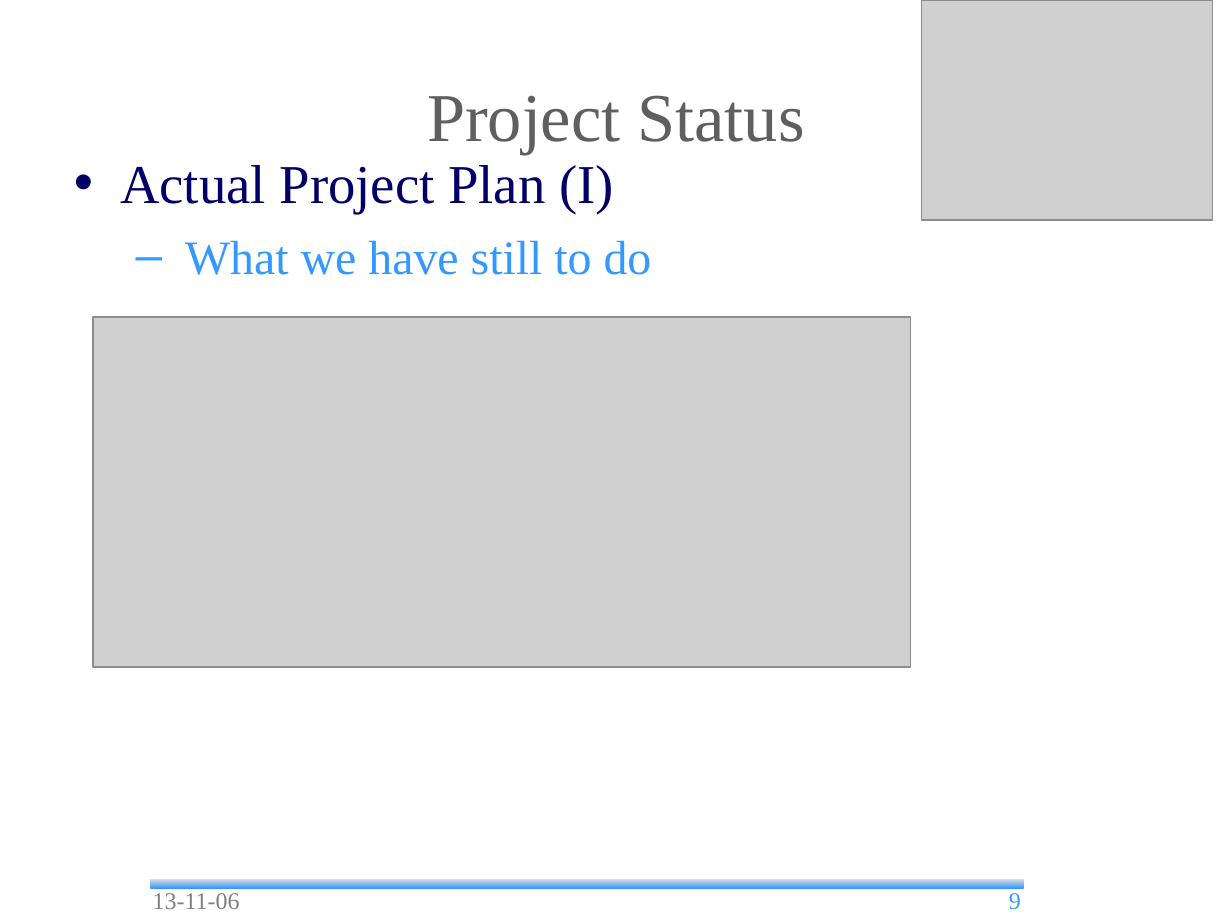
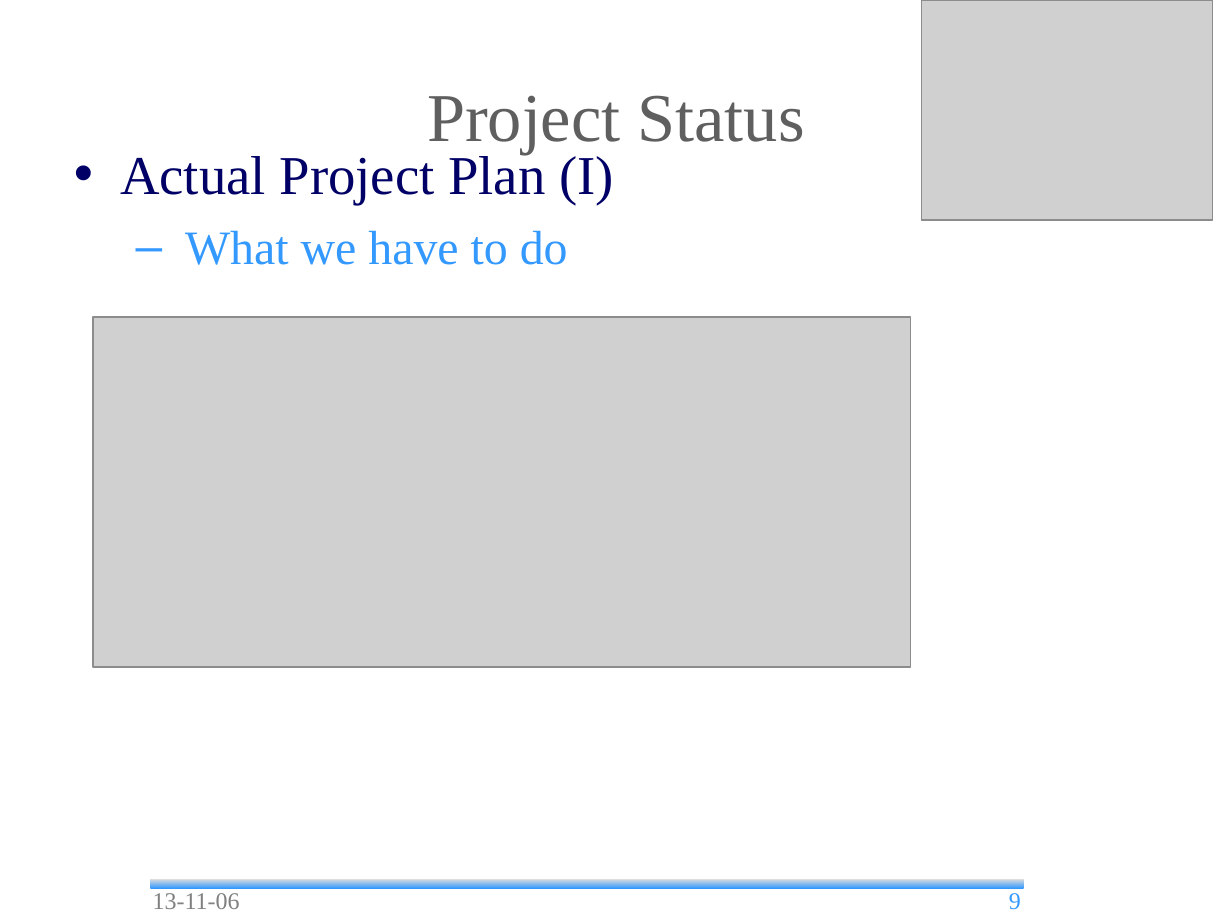
Before and after one commit to andrea-bottoli/DSD, a slide deck: slide 9 of Documentation/Presentation/13_45/Status_Report.odp. Drawn at 1232x924 pixels with LibreOffice and Linux fonts; fonts in the diff are those of the drawing; grey boxes stand for pictures; background and template pictures are left out. Boxes give left, top, right and bottom in pixels: in the first picture for what was removed or moved away, otherwise in the second. Text is boxed around its words. In the diff, an @@ line names an element or a change of style, - is before the commit and + after.

Commit message:
Updated Status Report (not final version)

```diff
--- a/Documentation/Presentation/13_45/Status_Report.odp
+++ b/Documentation/Presentation/13_45/Status_Report.odp
@@ text "Actual Project Plan (I)": place and size @@
-text "Actual Project Plan (I)" at bbox=[120, 165, 652, 275]
+text "Actual Project Plan (I)" at bbox=[120, 151, 614, 265]
@@ text at bbox=[185, 230, 568, 265]: text changed @@
-  – What we have still to do
+  – What we have to do
```
Also in this commit, not shown: 20 other slides changed, 2 slides added, 1 other file.
